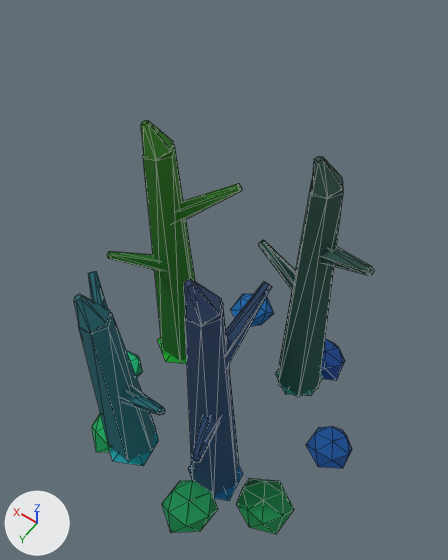
The glTF model assets/models/vegetation/charred_02.glb, before and after one commit.
One viewpoint serves both versions: a 50 mm lens placed at (-0.584, 0.839, 2.035), pointed at (0.031, -0.021, 0.684). Lighting does not change. The marker at lower left points along +X, +Y and +Z. The first picture is the older version. Mesh edges are drawn as thin lines. Vertices at exactly the same position are counted once.

In view in the first picture: 'charred_02'.
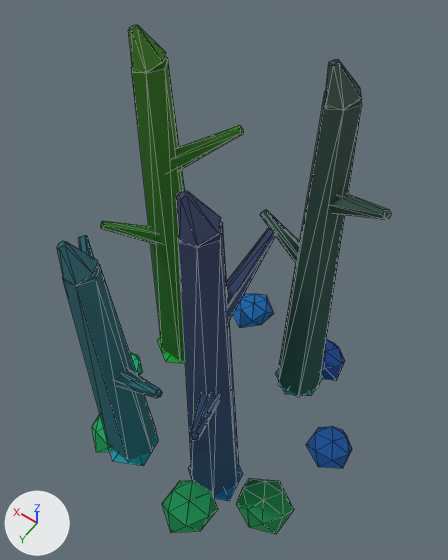
Diff of the bpy script that builds the scene:
```diff
--- a/assets/models/vegetation/charred_02.glb.py
+++ b/assets/models/vegetation/charred_02.glb.py
@@ me_charred_02 @@
-me_charred_02.from_pydata(...)  # 468 vertices, 824 faces; spans x -0.453..0.453, y -0.47..0.47, z 0.0..1.055
+me_charred_02.from_pydata(...)  # 468 vertices, 824 faces; spans x -0.453..0.453, y -0.47..0.47, z 0.0..1.312
+# me_charred_02 part 1: the loose piece of 12 vertices spanning x -0.179..-0.096, y -0.262..-0.185, z 0.955..1.055 is moved by (0.0, 0.0, 0.257)
+# me_charred_02 part 2: the loose piece of 12 vertices spanning x -0.175..0.047, y -0.251..-0.196, z 0.482..0.658 is moved by (0.0, 0.0, 0.129)
+# me_charred_02 part 3: the loose piece of 12 vertices spanning x -0.333..-0.137, y -0.248..-0.113, z 0.715..0.889 is moved by (0.0, 0.0, 0.193)
+# me_charred_02 part 4: the loose piece of 12 vertices spanning x 0.247..0.33, y -0.129..-0.053, z 0.952..1.052 is moved by (0.0, 0.0, 0.256)
+# me_charred_02 part 5: the loose piece of 12 vertices spanning x 0.244..0.385, y -0.111..0.082, z 0.482..0.656 is moved by (0.0, 0.0, 0.128)
+# me_charred_02 part 6: the loose piece of 12 vertices spanning x 0.085..0.288, y -0.188..-0.066, z 0.712..0.887 is moved by (0.0, 0.0, 0.192)
+# me_charred_02 part 7: the loose piece of 12 vertices spanning x -0.142..-0.059, y 0.199..0.275, z 0.932..1.032 is moved by (0.0, 0.0, 0.25)
+# me_charred_02 part 8: the loose piece of 12 vertices spanning x -0.213..-0.093, y 0.218..0.423, z 0.471..0.646 is moved by (0.0, 0.0, 0.125)
+# me_charred_02 part 9: the loose piece of 12 vertices spanning x -0.154..-0.089, y 0.035..0.253, z 0.697..0.871 is moved by (0.0, 0.0, 0.188)
+# me_charred_02 part 10: the loose piece of 12 vertices spanning x 0.152..0.235, y 0.269..0.345, z 0.728..0.828 is moved by (0.0, 0.0, 0.194)
+# me_charred_02 part 11: the loose piece of 12 vertices spanning x -0.028..0.192, y 0.28..0.345, z 0.369..0.545 is moved by (0.0, 0.0, 0.097)
+# me_charred_02 part 12: the loose piece of 12 vertices spanning x 0.152..0.334, y 0.174..0.331, z 0.546..0.718 is moved by (0.0, 0.0, 0.146)
+# me_charred_02 part 13
+for i in [2, 3, 5, 7, 9, 11]: me_charred_02.vertices[i].co += Vector((0.0, 0.0, 0.257))
+# me_charred_02 part 14
+for i in [50, 51, 53, 55, 57, 59]: me_charred_02.vertices[i].co += Vector((0.0, 0.0, 0.256))
+# me_charred_02 part 15
+for i in [98, 99, 107]: me_charred_02.vertices[i].co += Vector((0.0, 0.0, 0.25))
+for i in [101, 103, 105]: me_charred_02.vertices[i].co += Vector((0.0, 0.0, 0.251))
+# me_charred_02 part 16
+for i in [146, 147, 149, 151, 153, 155]: me_charred_02.vertices[i].co += Vector((0.0, 0.0, 0.194))
 me_charred_02.materials.append(mat_r13_lush_charcoal)
```

Boxes [x1, y1, x2, y2] around the edits, measured in the pictures (448 x 560 px; the box of a moved part takes in the faces that stretch with it):
'charred_02', reshaped (11% wider, 23% taller)
    before: [74, 120, 374, 534]
    after: [57, 25, 391, 534]
part 1 of me_charred_02, moved or reshaped
    before: [312, 156, 343, 198]
    after: [326, 60, 362, 110]
part 2 of me_charred_02, moved or reshaped
    before: [258, 240, 296, 291]
    after: [260, 209, 300, 264]
part 3 of me_charred_02, moved or reshaped
    before: [321, 246, 374, 275]
    after: [331, 194, 391, 219]
part 4 of me_charred_02, moved or reshaped
    before: [141, 120, 173, 160]
    after: [128, 25, 166, 72]
part 5 of me_charred_02, moved or reshaped
    before: [107, 251, 163, 271]
    after: [100, 221, 160, 244]
part 6 of me_charred_02, moved or reshaped
    before: [175, 184, 242, 222]
    after: [170, 125, 243, 172]
part 7 of me_charred_02, moved or reshaped
    before: [184, 279, 222, 326]
    after: [176, 191, 221, 247]
part 8 of me_charred_02, moved or reshaped
    before: [192, 416, 221, 463]
    after: [189, 393, 220, 441]
part 9 of me_charred_02, moved or reshaped
    before: [226, 282, 272, 368]
    after: [227, 228, 277, 324]
part 10 of me_charred_02, moved or reshaped
    before: [74, 294, 110, 333]
    after: [57, 241, 98, 285]
part 11 of me_charred_02, moved or reshaped
    before: [120, 386, 165, 415]
    after: [115, 369, 162, 398]
part 12 of me_charred_02, moved or reshaped
    before: [88, 272, 108, 309]
    after: [78, 236, 94, 258]
part 13 of me_charred_02, moved or reshaped
    before: [278, 181, 343, 397]
    after: [278, 91, 362, 397]
part 14 of me_charred_02, moved or reshaped
    before: [143, 145, 195, 361]
    after: [131, 57, 185, 361]
part 15 of me_charred_02, moved or reshaped
    before: [185, 302, 239, 496]
    after: [178, 222, 239, 496]
part 16 of me_charred_02, moved or reshaped
    before: [78, 312, 156, 461]
    after: [62, 263, 156, 461]
